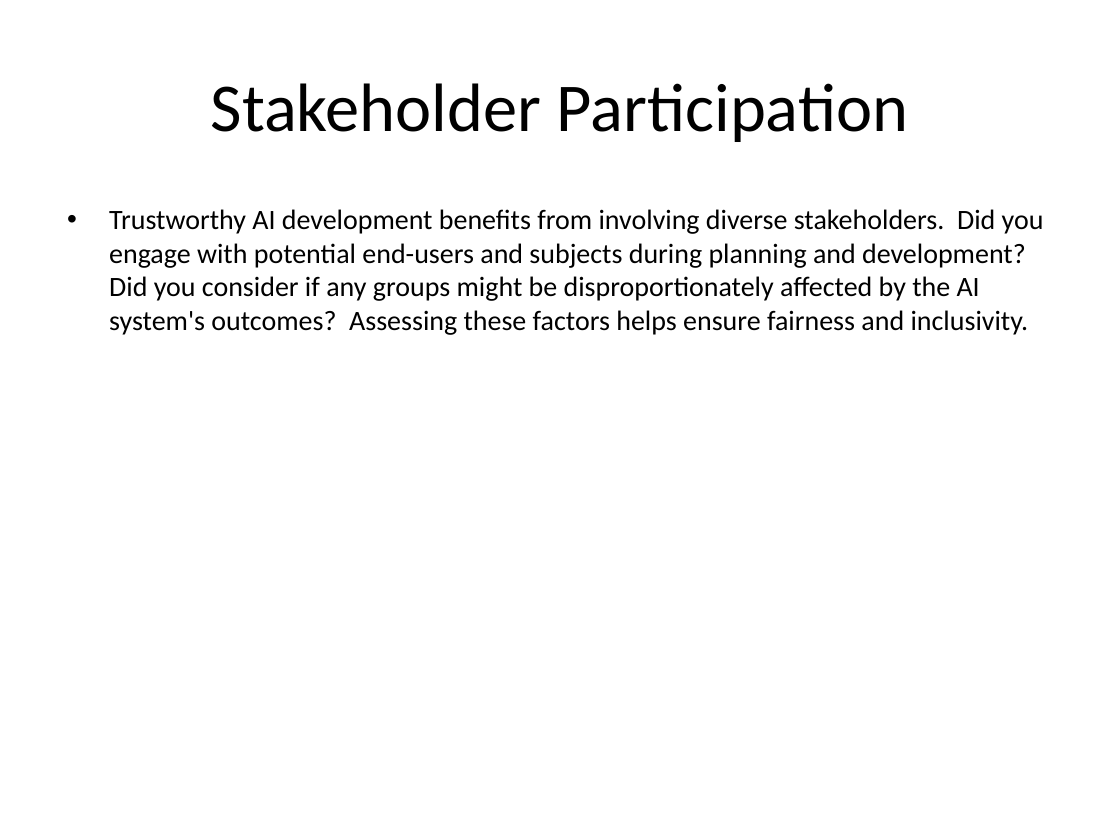
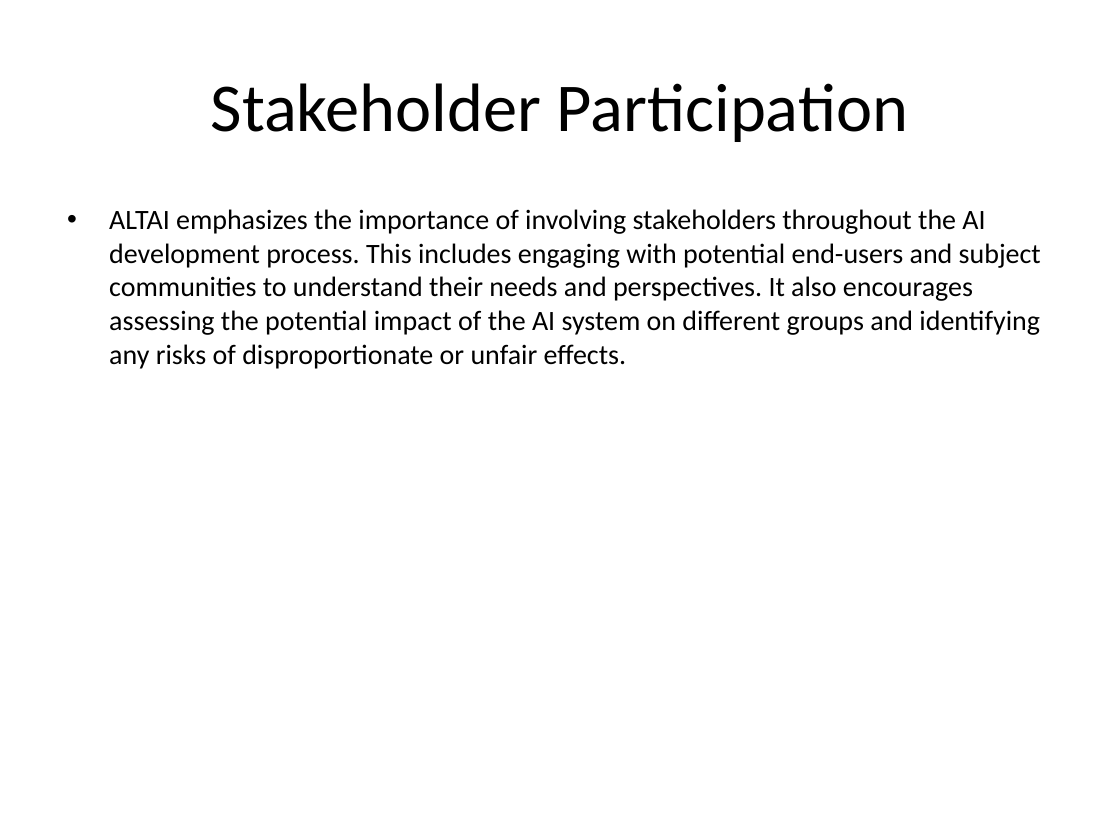
Before and after one commit to soumyajee/PPT_Slide_Agents, a slide deck: slide 28 of presentation.pptx. Drawn at 1120x840 pixels with LibreOffice and Linux fonts; fonts in the diff are those of the drawing. Boxes give left, top, right and bottom in pixels: in the first picture for what was removed or moved away, otherwise in the second. Text is boxed around its words. In the diff, an @@ line names an element or a change of style, - is before the commit and + after.

```diff
--- a/presentation.pptx
+++ b/presentation.pptx
@@ text at box(109, 209, 1041, 369): text changed @@
-• Trustworthy AI development benefits from involving diverse stakeholders. Did you engage with potential end-users and subjects during planning and development? Did you consider if any groups might be disproportionately affected by the AI system's outcomes? Assessing these factors helps ensure fairness and inclusivity.
+• ALTAI emphasizes the importance of involving stakeholders throughout the AI development process. This includes engaging with potential end-users and subject communities to understand their needs and perspectives. It also encourages assessing the potential impact of the AI system on different groups and identifying any risks of disproportionate or unfair effects.
```
Also in this commit, not shown: 37 other slides changed.
